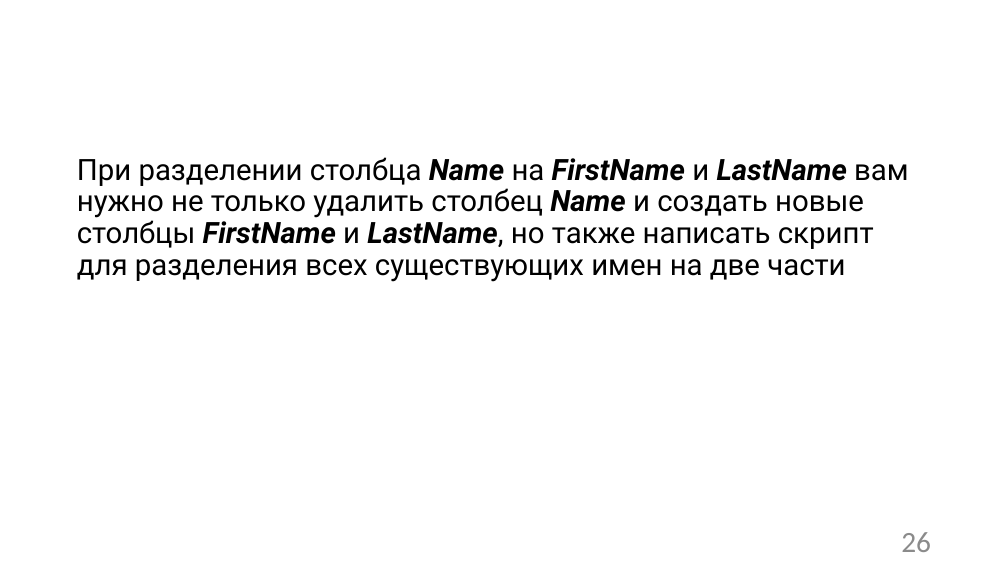
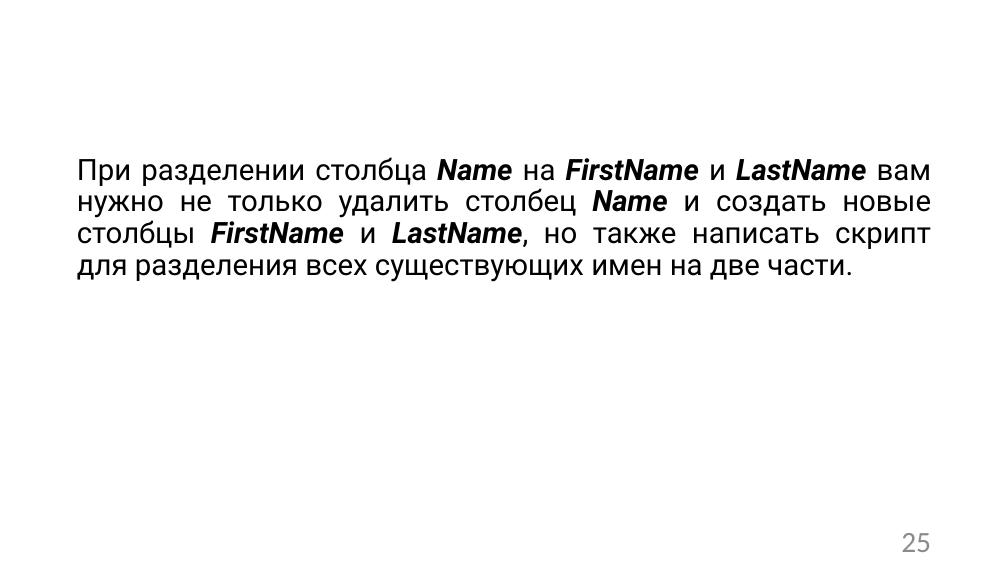
Before and after one commit to Sa1Gur/DbTest.Containers, a slide deck: slide 25 of DbaseTesting.pptx (slide 26 before the commit). Drawn at 1008x567 pixels with LibreOffice and Linux fonts; fonts in the diff are those of the drawing; background and template pictures are left out. Boxes give left, top, right and bottom in pixels: in the first picture for what was removed or moved away, otherwise in the second. Text is boxed around its words. In the diff, an @@ line names an element or a change of style, - is before the commit and + after.

```diff
--- a/DbaseTesting.pptx
+++ b/DbaseTesting.pptx
@@ text at [77, 157, 932, 282]: text changed @@
-При разделении столбца Name на FirstName и LastName вам нужно не только удалить столбец Name и создать новые столбцы FirstName и LastName, но также написать скрипт для разделения всех существующих имен на две части
+При разделении столбца Name на FirstName и LastName вам нужно не только удалить столбец Name и создать новые столбцы FirstName и LastName, но также написать скрипт для разделения всех существующих имен на две части.
@@ page number at [901, 533, 931, 552]: text changed @@
-26
+25
```
Also in this commit, not shown: 55 other slides changed, 3 slides added, 7 slides removed, 10 other files.
